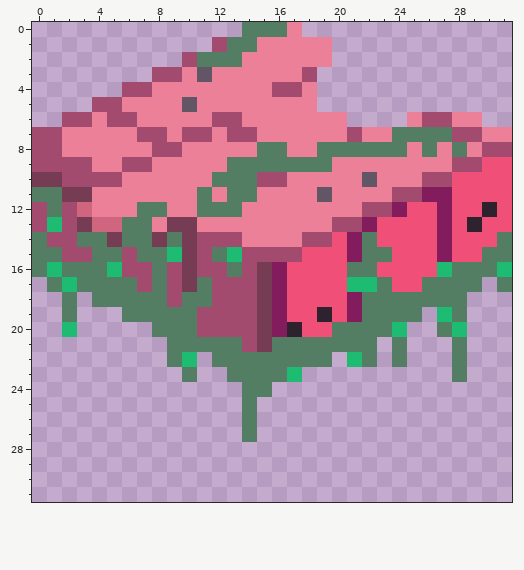
One commit to this pixel-art sprite: Assets/Art/S_Wall_Wood_Nightmare_Floating.png. The picture above was drawn from the file before the commit.
The file is 32x32 pixels.
The same view after the edit:
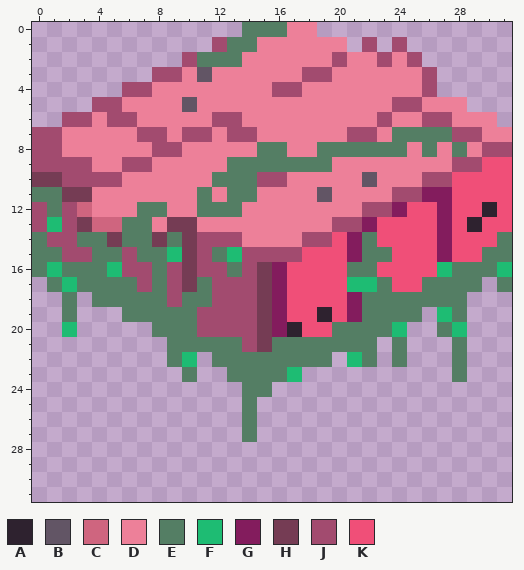
Palette (. is transparent): A #2e222f  B #625565  C #cf657f  D #ed8099  E #547e64  F #1ebc73  G #831c5d  H #753c54  J #a24b6f  K #f04f78
Commit message: Update dream and nightmare cubes
Edits made:
y 0: x 18 . -> D
y 1: x 20 . -> D; x 22 . -> J; x 24 . -> J
y 2: x 20..25 ...... -> JDDJDJ
y 3: x 19..26 ........ -> JDDDDDDJ
y 4: x 19..26 ........ -> DDDDDDDJ
y 5: x 19..28 .......... -> DDDDDJJDDD
y 6: x 21..24 .... -> DDJD; x 30 . -> D
y 7: x 22 D -> J
Where, in picture pixels (left, top, right, bottom), the same in both pictures:
changed: (302, 22, 497, 142)
